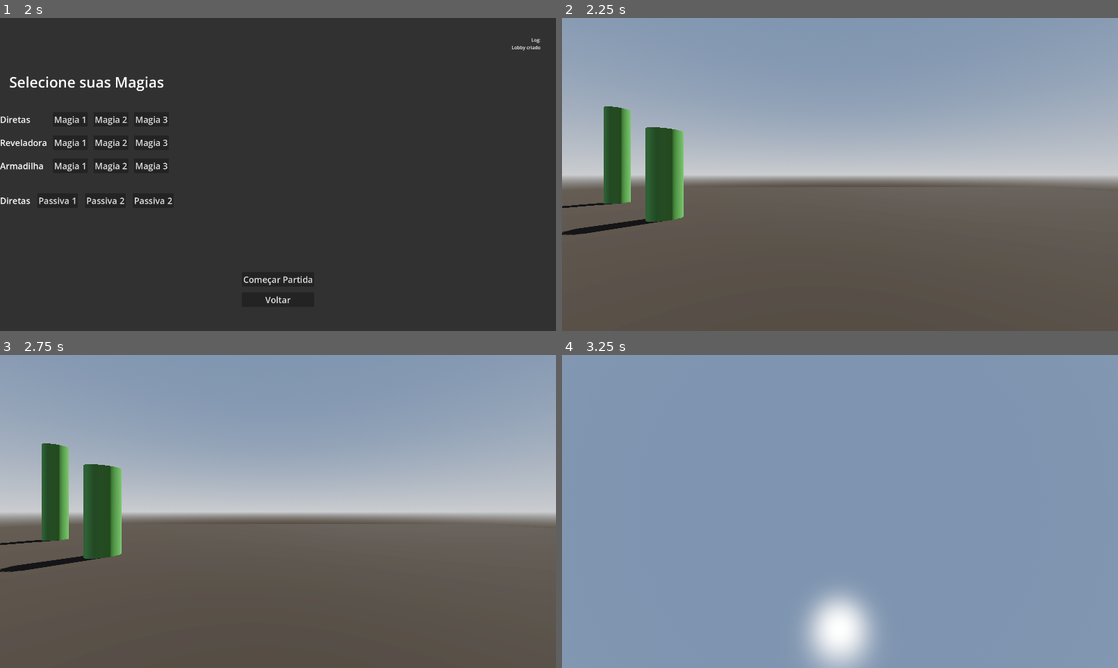
Above: before the commit, frames 1-4 (two rows, left to right).
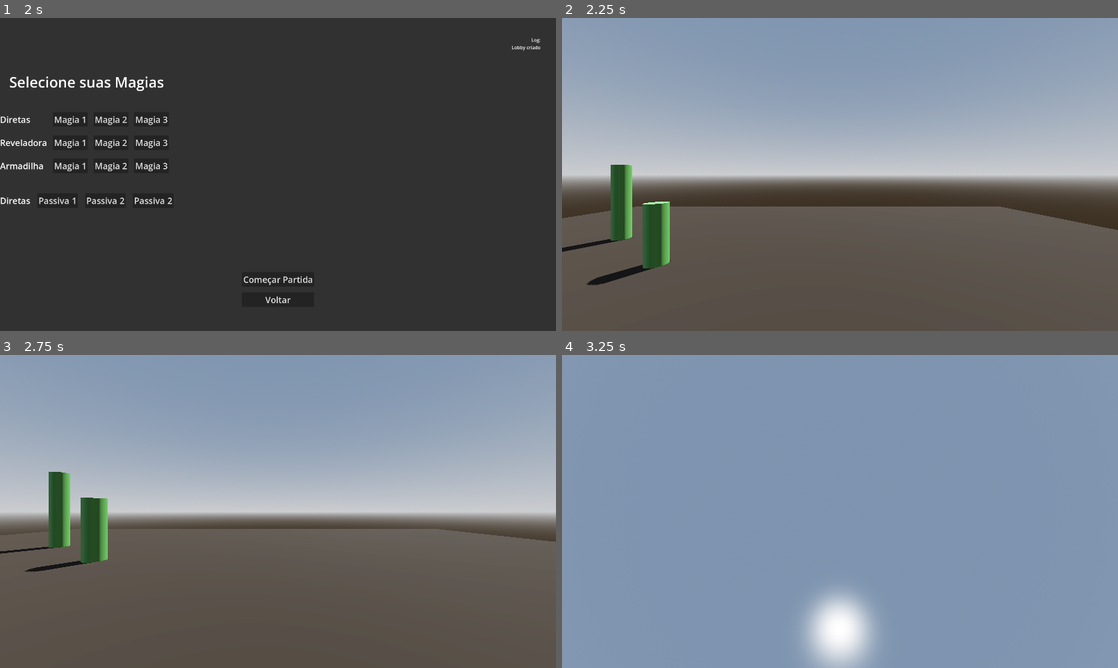
Above: after the commit, the same moments.

Repository: Isaaa43/Saudavel-e-Balanceado
Game: Godot game, scene res://cenas/main_game.tscn
Same seed, same stepped clock (60 frames per second), same inputs: the game is played once before the commit and once after it.
Inputs (mouse positions are in pixels of both pictures, inside the frame that each line leads up to):
- Up to frame 1 (2 s): click "Jogar" at 0.5 s; click "Host" at 1.25 s
- Up to frame 2 (2.25 s): click "Começar Partida" at 2 s
- Up to frame 3 (2.75 s): no input
- Up to frame 4 (3.25 s): move the mouse to (867, 511) at 2.77 s; hold W (frente) from 2.78 s (still down); click (867, 511) at 2.92 s; tap Space (pular) at 3.02 s

Frame 1 is identical in both runs. In frame 2, 10% of the frame differs, in the area x 0-100%, y 28-86%; in frame 3, 4.1%; in frame 4, nothing differs.

Commit message:
separado network de cliente e servidor

Diff:
--- a/luta-magos/project.godot
+++ b/luta-magos/project.godot
@@ -19,7 +19,8 @@
 
 TrocaCenaTemp="*uid://6ynnwdsloeup"
 Network="*uid://dejkuahbr2ht4"
-NetworkMatch="*uid://bmoe5r6abpfhf"
+NetworkServer="*uid://bmoe5r6abpfhf"
+NetworkClient="*uid://c01qq0whjdvff"
 
 [display]
 
--- a/luta-magos/scripts/menus/menu_inicial.gd
+++ b/luta-magos/scripts/menus/menu_inicial.gd
@@ -20,12 +20,12 @@
 	ui.show()
 
 func _on_button_host_pressed() -> void:
-	NetworkMatch.criar_lobby()
+	NetworkServer.criar_lobby()
 	#TrocaCenaTemp.go_to_menu_partida()
 	##TrocaCenaTemp.go_to_game()
 
 
 func _on_button_join_pressed() -> void:
-	NetworkMatch.entrar_lobby()
+	NetworkClient.entrar_lobby()
 	#TrocaCenaTemp.go_to_menu_partida()
 	##TrocaCenaTemp.go_to_game()
--- a/luta-magos/scripts/menus/menu_partida.gd
+++ b/luta-magos/scripts/menus/menu_partida.gd
@@ -67,7 +67,8 @@
 	verificar_partida_comecar()
 
 func _on_button_comecar_pressed() -> void:
-	NetworkMatch.iniciar_partida()
+	if not is_multiplayer_authority(): return
+	NetworkServer.iniciar_partida()
 
 func _on_button_sair_pressed() -> void:
 	TrocaCenaTemp.go_to_menu_inicial()
--- a/luta-magos/scripts/network/network.gd
+++ b/luta-magos/scripts/network/network.gd
@@ -51,7 +51,7 @@
 
 func _on_peer_disconnected(peer_id) -> void:
 	print("peer_disconnected id: ", peer_id)
-	emit_signal("on_peer_disconnected")
+	emit_signal("on_peer_disconnected", peer_id)
 	set_process(false)
 
 func _on_connected_to_server() -> void:
--- /dev/null
+++ b/luta-magos/scripts/network/network_client.gd
@@ -0,0 +1,34 @@
+extends Node
+
+const SERVER_ID := 1
+
+# -----------------------------------------------------------------------------
+# Lobby
+# -----------------------------------------------------------------------------
+
+func entrar_lobby() -> void:
+	Network.create_client()
+	Network.on_connected_to_server.connect(_enviar_dados_jogador)
+	# TODO: tela de conexao
+	print("conectando ao servidor")
+
+func _enviar_dados_jogador() -> void:
+	var dados := criar_dados_jogador()
+
+	# Send to server
+	NetworkServer.registrar_jogador.rpc_id(SERVER_ID, dados.to_dict())
+
+	TrocaCenaTemp.go_to_menu_partida()
+	TrocaCenaTemp.partida.add_log("Entrou no lobby")
+
+func criar_dados_jogador() -> DadosJogador:
+	var dados := DadosJogador.new()
+	dados.peer_id     = multiplayer.get_unique_id()
+	dados.nome = "Jogador 2"
+	dados.grimorio = [1,2,3]
+	dados.stats = {"level": 5, "xp": 1200}
+	return dados
+
+# -----------------------------------------------------------------------------
+# Partida
+# -----------------------------------------------------------------------------
--- a/luta-magos/scripts/network/network_game.gd
+++ b/luta-magos/scripts/network/network_game.gd
@@ -4,9 +4,15 @@
 @onready var jogadores: Node = $Jogadores
 
 func _ready() -> void:
-	NetworkMatch.spawnar_jogador.connect(spawnar_jogador)
+	NetworkServer.spawnar_jogador.connect(spawnar_jogador)
+	pass
 
-func spawnar_jogador(id : int) -> void:
-	var jogador := JOGADOR.instantiate()
-	jogador.name = str(id)
+func spawnar_jogador(dados_jog : DadosJogador, peer_id : int) -> void:
+	print("spawnar_jogador dados: ", dados_jog, " id: ", peer_id)
+	var jogador : Jogador = JOGADOR.instantiate()
+	jogador.name = str(peer_id)
+
 	jogadores.add_child(jogador, true)
+
+	jogador.global_position = Vector3.ONE * randi_range(2, 5)
+	jogador.velocity = Vector3.ZERO
--- a/luta-magos/scripts/network/network_match.gd
+++ b/luta-magos/scripts/network/network_server.gd
@@ -1,6 +1,6 @@
 extends Node
 
-signal spawnar_jogador
+signal spawnar_jogador(dados_jogador, peer_id)
 
 var dados_jogador_por_peer_id : Dictionary[int, DadosJogador] = {}
 
@@ -14,41 +14,25 @@
 	TrocaCenaTemp.partida.add_log("Lobby criado")
 	Network.on_peer_connected.connect(_lobby_add_jogador)
 	Network.on_peer_disconnected.connect(_lobby_rem_jogador)
+	# cria os dados do jogador que criou o lobby
+	var dados_jog := NetworkClient.criar_dados_jogador()
+	dados_jogador_por_peer_id[NetworkClient.SERVER_ID] = dados_jog
 
 func _lobby_add_jogador(peer_id: int) -> void:
-	TrocaCenaTemp.partida.add_log("Jogador entrou")
-	var dados_jog : DadosJogador = null
-	dados_jogador_por_peer_id[peer_id] = dados_jog
+	TrocaCenaTemp.partida.add_log("Jogador entrando (id: %d)" % peer_id)
+	# vai receber o rpc
 
 func _lobby_rem_jogador(peer_id: int) -> void:
 	if not dados_jogador_por_peer_id.has(peer_id): return
 
 	var nome := dados_jogador_por_peer_id[peer_id].nome
-	TrocaCenaTemp.partida.add_log("%s saiu (id %d)" % [nome, peer_id])
+	if TrocaCenaTemp.partida:
+		TrocaCenaTemp.partida.add_log("%s saiu (id %d)" % [nome, peer_id])
 
 	dados_jogador_por_peer_id.erase(peer_id)
 
-func entrar_lobby() -> void:
-	Network.create_client()
-	Network.on_connected_to_server.connect(_enviar_dados_jogador)
-	# TODO: tela de conexao
-	print("conectando ao servidor")
-
-func _enviar_dados_jogador() -> void:
-	var dados := DadosJogador.new()
-	dados.peer_id     = multiplayer.get_unique_id()
-	dados.nome = "Jogador 2"
-	dados.grimorio = [1,2,3]
-	dados.stats = {"level": 5, "xp": 1200}
-
-	# Send to server
-	register_player.rpc_id(1, dados.to_dict())
-
-	TrocaCenaTemp.go_to_menu_partida()
-	TrocaCenaTemp.partida.add_log("Entrou no lobby")
-
 @rpc("any_peer", "call_remote", "reliable")
-func register_player(dados: Dictionary) -> void:
+func registrar_jogador(dados: Dictionary) -> void:
 	var sender_peer_id = multiplayer.get_remote_sender_id()
 
 	# verifica se o jogador que mandou tem o mesmo peer_id
@@ -65,11 +49,20 @@
 # -----------------------------------------------------------------------------
 
 func iniciar_partida() -> void:
+	for peer_id in dados_jogador_por_peer_id.keys():
+		_peer_iniciar_partida.rpc_id(peer_id)
+
+@rpc("authority", "call_local", "reliable")
+func _peer_iniciar_partida() -> void:
 	TrocaCenaTemp.go_to_game()
 
-	#Network.on_peer_connected.connect(spawn_jogador)
+	await get_tree().process_frame
 
-	spawn_jogador(multiplayer.get_unique_id())
+	print("iniciar_partida id:", multiplayer.get_unique_id())
 
-func spawn_jogador(id: int) -> void:
-	emit_signal("spawnar_jogador", id)
+	for peer_id : int in dados_jogador_por_peer_id.keys():
+		var dados_jog : DadosJogador = dados_jogador_por_peer_id[peer_id]
+		spawn_jogador(dados_jog, peer_id)
+
+func spawn_jogador(dados_jog : DadosJogador, peer_id: int) -> void:
+	emit_signal("spawnar_jogador", dados_jog, peer_id)
Not shown, added: luta-magos/scripts/network/network_client.gd.uid
Renamed: luta-magos/scripts/network/network_match.gd.uid -> luta-magos/scripts/network/network_server.gd.uid
